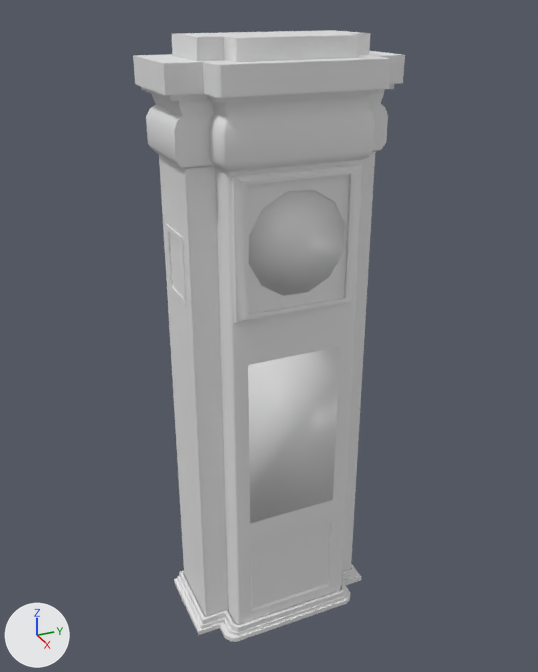
What one commit did to the FBX model Project-II/Assets/!Models/VR_House/Eingangshalle/mdl_Standing_Clock.fbx.
Camera for both pictures: a 50 mm lens placed at (2.15, -0.95, 2.13), pointed at (0.06, 0.0, 1.09). Lighting does not change. The marker at lower left points along +X, +Y and +Z. Vertices at the same position are counted once.

Objects in the first picture: 'Chains'.
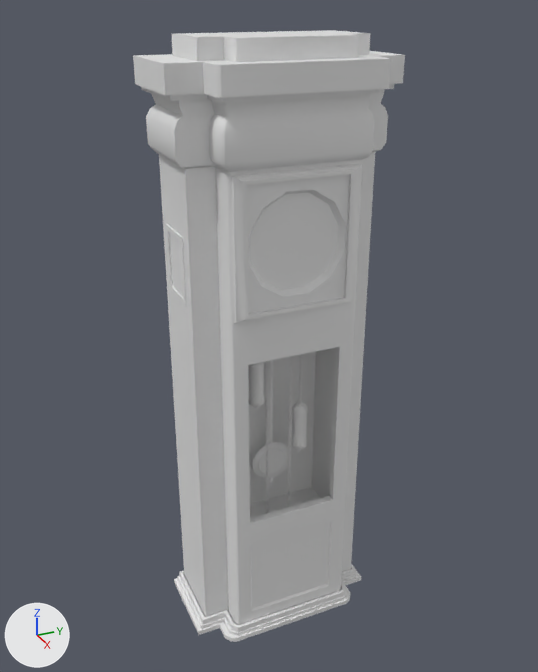
Pixel boxes (x1, y1, x2, y2) of what changed, in the pictures (538 x 672 px):
part 1 of me_torus_001, deleted
    before: (249, 190, 345, 296)
part 2 of me_torus_001, deleted
    before: (248, 347, 340, 523)

The change in detail:
me_torus_001 has 5141 vertices, 5206 faces and spans x -0.11..0.3, y -0.36..0.36, z 0.0..2.03.
me_torus_001 is used by ob_chains; location (0.0, 0.0, 0.0).
Verts and faces of me_torus_001; kept vertices keep their numbers, new ones are numbered from 5141.
Before the commit, vertices of me_torus_001: 567 (0.25, 0.16, 1.1) at pixel (339, 346), 609 (0.25, 0.16, 0.49) at pixel (333, 499), 5111 (0.24, -0.16, 0.49) at pixel (249, 522), 5112 (0.25, -0.16, 1.1) at pixel (248, 365), 5113 (0.25, -0.16, 0.49) at pixel (250, 523).
Before the commit, vertices of me_torus_001: 5114 (0.24, -0.16, 1.1) at pixel (247, 364), 5115 (0.24, 0.16, 0.49) at pixel (332, 499), 5116 (0.24, 0.16, 1.1) at pixel (339, 346).
me_torus_001 part 1: the loose piece of 26 vertices spanning x 0.24..0.25, y -0.16..0.16, z 1.3..1.63 is deleted.
Part 2, on me_torus_001:
Vertices deleted: 5111 to 5116 (with the faces that use them).
me_torus_001 no longer uses material mat_glassop (white #e7e7e7).
